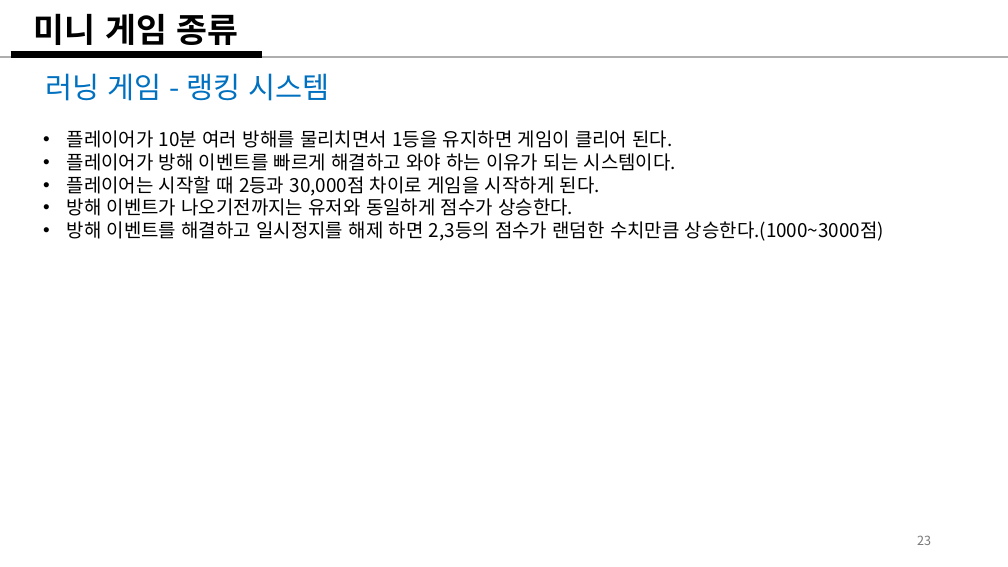
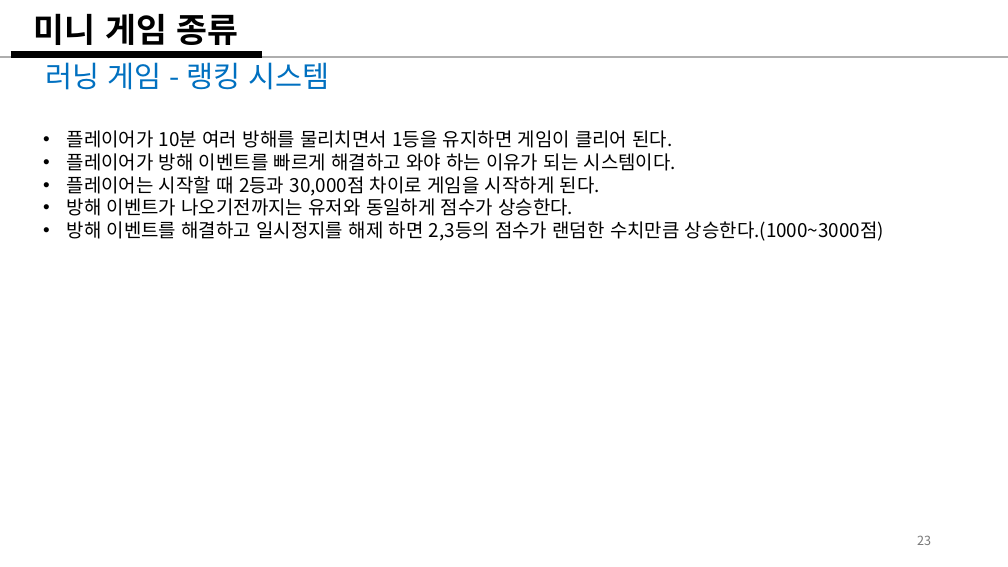
Before and after one commit to weariness00/Mandle_10Minute_Game, a slide deck: slide 23 of document/Please Leave me alone!.pptx. Drawn at 1008x567 pixels with LibreOffice and Linux fonts; fonts in the diff are those of the drawing. Boxes give left, top, right and bottom in pixels: in the first picture for what was removed or moved away, otherwise in the second. Text is boxed around its words. In the diff, an @@ line names an element or a change of style, - is before the commit and + after.

```diff
--- a/document/Please Leave me alone!.pptx
+++ b/document/Please Leave me alone!.pptx
@@ text "러닝 게임 - 랭킹 시스템": place and size @@
-text "러닝 게임 - 랭킹 시스템" at box(45, 73, 329, 101)
+text "러닝 게임 - 랭킹 시스템" at box(45, 62, 329, 90)
```
Also in this commit, not shown: 3 other slides changed, 3 slides added, 1 other file.
